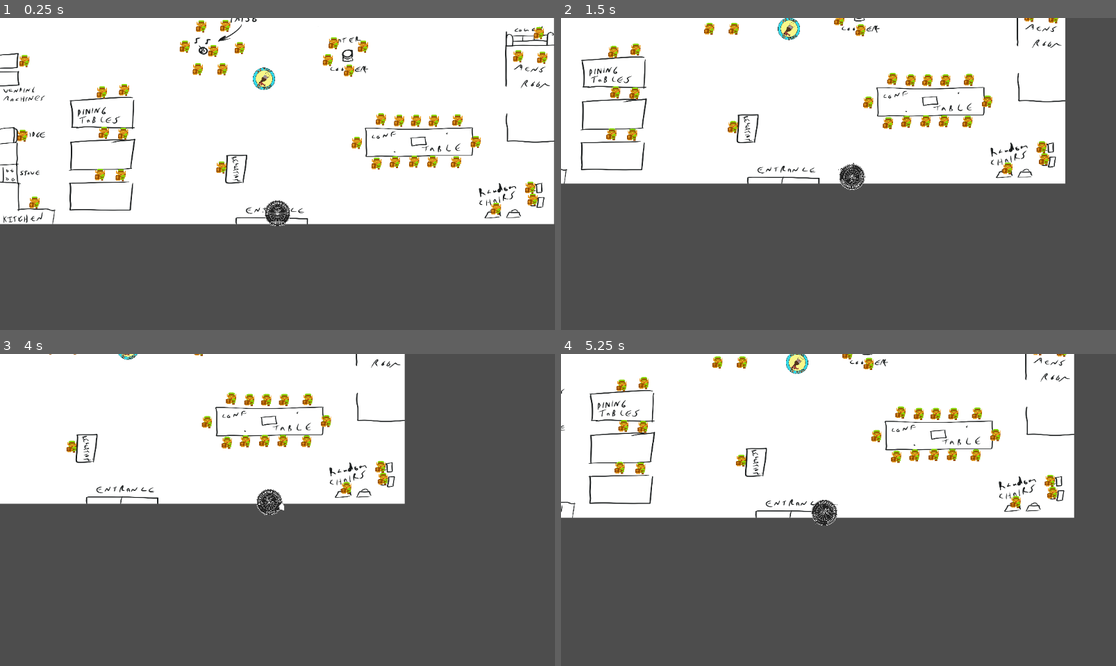
Above: before the commit, frames 1-4 (two rows, left to right).
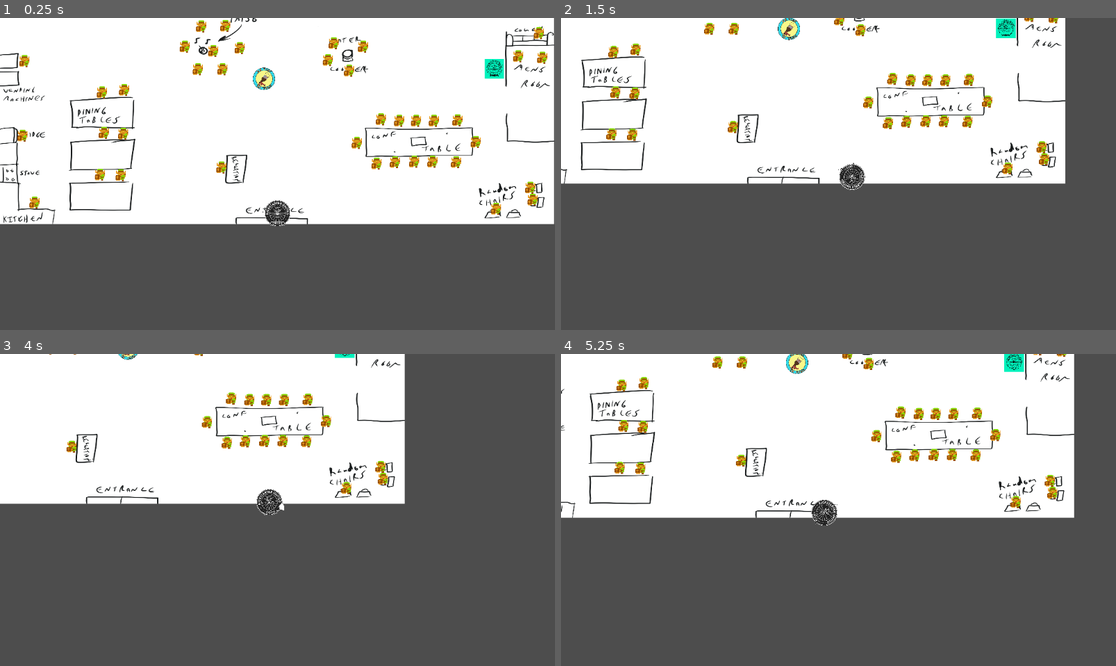
Above: after the commit, the same moments.

Repository: corincerami/union-katamari
Game: Godot game, scene res://main.tscn
Two runs of this game, one before a commit and one after it. Both use one fixed random seed, a clock stepped at 60 frames per second and the inputs below.
Inputs:
- Up to frame 1 (0.25 s): no input
- Up to frame 2 (1.5 s): hold Right (ui_right) 0.53-1.28 s; hold Down (ui_down) from 1.28 s (still down)
- Up to frame 3 (4 s): release Down (ui_down) at 2.03 s; hold Right (ui_right) 2.03-2.78 s; hold Up (ui_up) 2.78-3.53 s; hold Left (ui_left) from 3.53 s (still down)
- Up to frame 4 (5.25 s): release Left (ui_left) at 5.03 s; hold Down (ui_down) from 5.03 s (still down)

The runs differ from the first frame. In frame 1, 0.2% of the frame differs, in the area x 87-91%, y 13-20%; in frame 2, 0.2%, in the area x 78-82%, y 0-7%; in frame 3, less than 0.1%; in frame 4, 0.2%.

Commit message:
Add powerup that makes all workers friendly for a bit

Diff:
--- /dev/null
+++ b/friendly_powerup.gd
@@ -0,0 +1,21 @@
+extends CharacterBody2D
+
+class_name FriendlyPowerup
+
+var player: Player;
+
+func _ready():
+	player = get_parent().get_parent().get_node("Player");
+	$CollisionShape2D.disabled = false
+
+func picked_up():
+	player.all_friendly = true;
+	$CollisionShape2D.set_deferred('disabled', true);
+	hide();
+	$Timer.timeout.connect(_on_timer_timeout)
+	$Timer.wait_time = 5;
+	$Timer.start()
+
+func _on_timer_timeout():
+	print_debug('foo')
+	player.all_friendly = false;
--- /dev/null
+++ b/friendly_powerup.tscn
@@ -0,0 +1,34 @@
+[gd_scene load_steps=5 format=3 uid="uid://ch85jao15nwnq"]
+
+[ext_resource type="Script" uid="uid://dy6wwt2ngfpta" path="res://friendly_powerup.gd" id="1_hdg30"]
+[ext_resource type="Texture2D" uid="uid://diaheyd2227li" path="res://ksru-logo-contract-custom-colors(1).png" id="1_k5jbr"]
+
+[sub_resource type="SpriteFrames" id="SpriteFrames_hdg30"]
+animations = [{
+"frames": [{
+"duration": 1.0,
+"texture": ExtResource("1_k5jbr")
+}],
+"loop": true,
+"name": &"default",
+"speed": 5.0
+}]
+
+[sub_resource type="CapsuleShape2D" id="CapsuleShape2D_hdg30"]
+radius = 25.555557
+height = 51.111115
+
+[node name="FriendlyPowerup" type="CharacterBody2D"]
+z_index = 5
+scale = Vector2(0.03, 0.03)
+script = ExtResource("1_hdg30")
+
+[node name="AnimatedSprite2D" type="AnimatedSprite2D" parent="."]
+position = Vector2(6.1035156e-05, -1.5258789e-05)
+sprite_frames = SubResource("SpriteFrames_hdg30")
+
+[node name="Timer" type="Timer" parent="."]
+
+[node name="CollisionShape2D" type="CollisionShape2D" parent="."]
+scale = Vector2(30, 30)
+shape = SubResource("CapsuleShape2D_hdg30")
--- a/level_1.gd
+++ b/level_1.gd
@@ -2,6 +2,7 @@
 
 @export var mob_scene: PackedScene
 @export var union_buster_scene: PackedScene
+@export var friendly_powerup_scene: PackedScene
 
 var start_position = Vector2(0, 300);
 var level_index = 1;
@@ -109,7 +110,11 @@
 	{"spawn": [0, 0]}
 ]
 
-var level_time = 30;
+var powerups = [
+	{"spawn": [450, 0]}
+]
+
+var level_time = 900;
 var player;
 
 func _ready():
@@ -132,6 +137,12 @@
 		var unique_ub = union_buster.duplicate();
 		unique_ub.origin = Vector2(ub_data.spawn[0], ub_data.spawn[1]);
 		add_child(unique_ub);
+
+	var friendly_powerup = friendly_powerup_scene.instantiate();
+	for powerup_data in powerups:
+		var unique_powerup = friendly_powerup.duplicate();
+		unique_powerup.position = Vector2(powerup_data.spawn[0], powerup_data.spawn[1])
+		add_child(unique_powerup)
 	$LevelTimer.start();
 
 func game_over():
--- a/level_1.tscn
+++ b/level_1.tscn
@@ -1,10 +1,12 @@
-[gd_scene load_steps=3 format=3 uid="uid://cmuekcsmp8hie"]
+[gd_scene load_steps=4 format=3 uid="uid://cmuekcsmp8hie"]
 
 [ext_resource type="Script" uid="uid://7ky6mcxj2f6l" path="res://level_1.gd" id="1_3hls8"]
 [ext_resource type="PackedScene" uid="uid://b15lmrhiafsng" path="res://union_buster.tscn" id="2_hbghi"]
+[ext_resource type="PackedScene" uid="uid://ch85jao15nwnq" path="res://friendly_powerup.tscn" id="3_hn12h"]
 
 [node name="Level1" type="Node2D"]
 script = ExtResource("1_3hls8")
 union_buster_scene = ExtResource("2_hbghi")
+friendly_powerup_scene = ExtResource("3_hn12h")
 
 [node name="Timer" type="Timer" parent="."]
--- a/mob.gd
+++ b/mob.gd
@@ -47,9 +47,14 @@
 
 func _physics_process(delta):
 	var dist = position.distance_to(player.position);
-	if dist < 100 && personality != Personalities.Neutral:
+	var current_personality = personality
+	if player.all_friendly:
+		current_personality = Personalities.Positive
+	else:
+		current_personality = personality
+	if dist < 100 && current_personality != Personalities.Neutral:
 		velocity = position.direction_to(player.position) * speed * delta;
-		if personality == Personalities.Negative:
+		if current_personality == Personalities.Negative:
 			velocity *= -1;
 		move_and_slide();
 
--- a/player.gd
+++ b/player.gd
@@ -6,6 +6,7 @@
 @export var clump: Array;
 var screen_size
 var mob_sprite;
+var all_friendly = false;
 
 func _physics_process(delta: float) -> void:
 	var direction = Vector2.ZERO # The player's movement vector.
@@ -61,6 +62,8 @@
 			var angle = position.angle_to(body.position)
 			velocity = direction * speed * -3; # x3 to make it move faster than normal speed, negative so it moves away instead of toward
 			move_and_slide()
+		elif body is FriendlyPowerup:
+			body.picked_up();
 
 
 	var new_rotation = global_position.angle_to_point(global_position + velocity)
Not shown, added: friendly_powerup.gd.uid
Binary file added: ksru-logo-contract-custom-colors(1).png
Not shown, added: ksru-logo-contract-custom-colors(1).png.import
